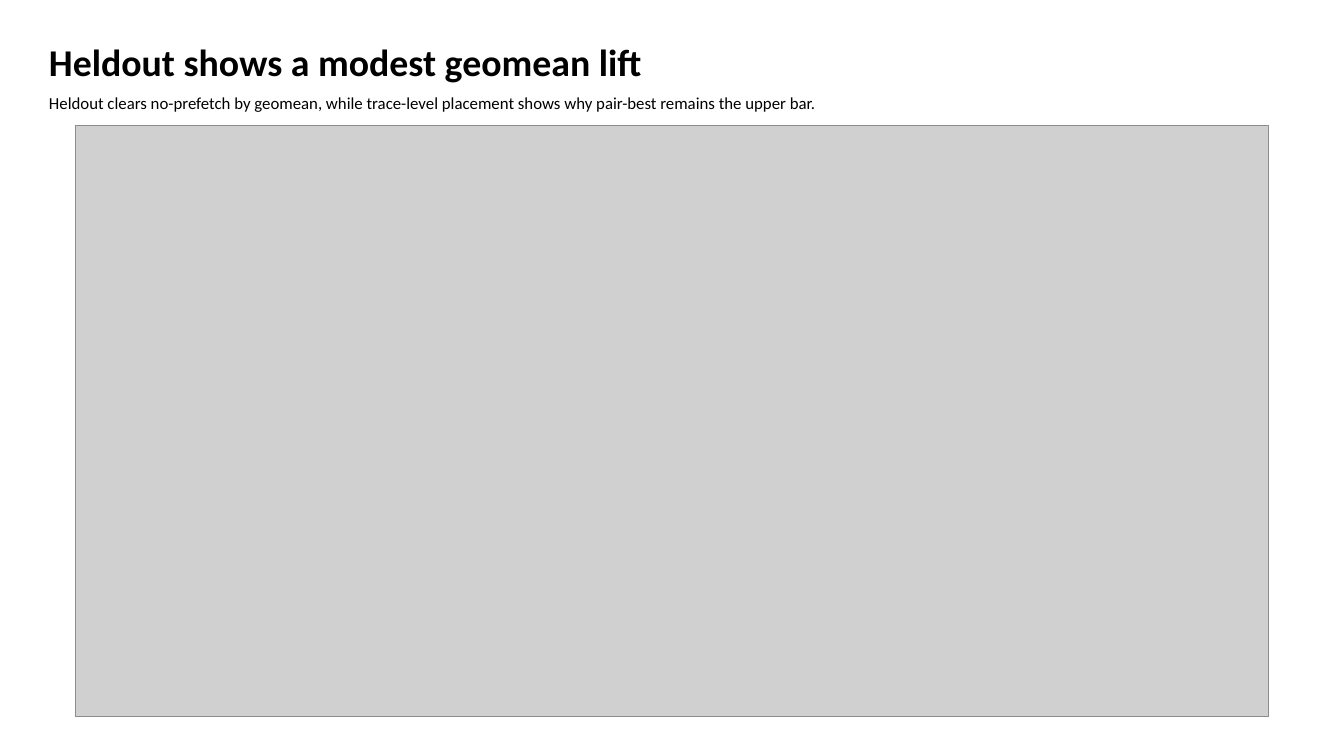
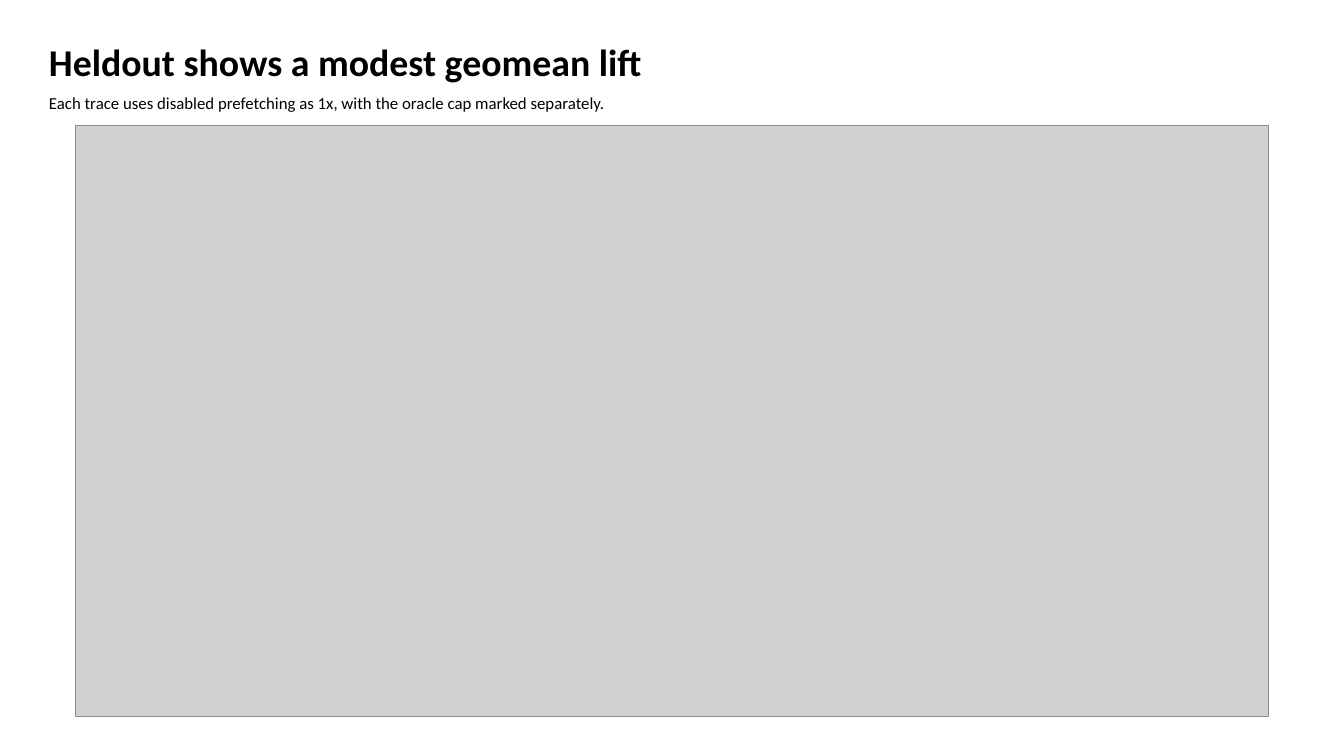
Before and after one commit to GithuBarry/Mixture-of-Prefetchers, a slide deck: slide 5 of slides/mop_stage2_final/output/output.pptx. Drawn at 1344x756 pixels with LibreOffice and Linux fonts; fonts in the diff are those of the drawing; grey boxes stand for pictures. Boxes give left, top, right and bottom in pixels: in the first picture for what was removed or moved away, otherwise in the second. Text is boxed around its words. In the diff, an @@ line names an element or a change of style, - is before the commit and + after.

```diff
--- a/slides/mop_stage2_final/output/output.pptx
+++ b/slides/mop_stage2_final/output/output.pptx
@@ text at (49, 97, 605, 112): text changed @@
-Heldout clears no-prefetch by geomean, while trace-level placement shows why pair-best remains the upper bar.
+Each trace uses disabled prefetching as 1x, with the oracle cap marked separately.
```
Also in this commit, not shown: 5 other slides changed, 2 slides added, 2 slides removed, 23 other files.
